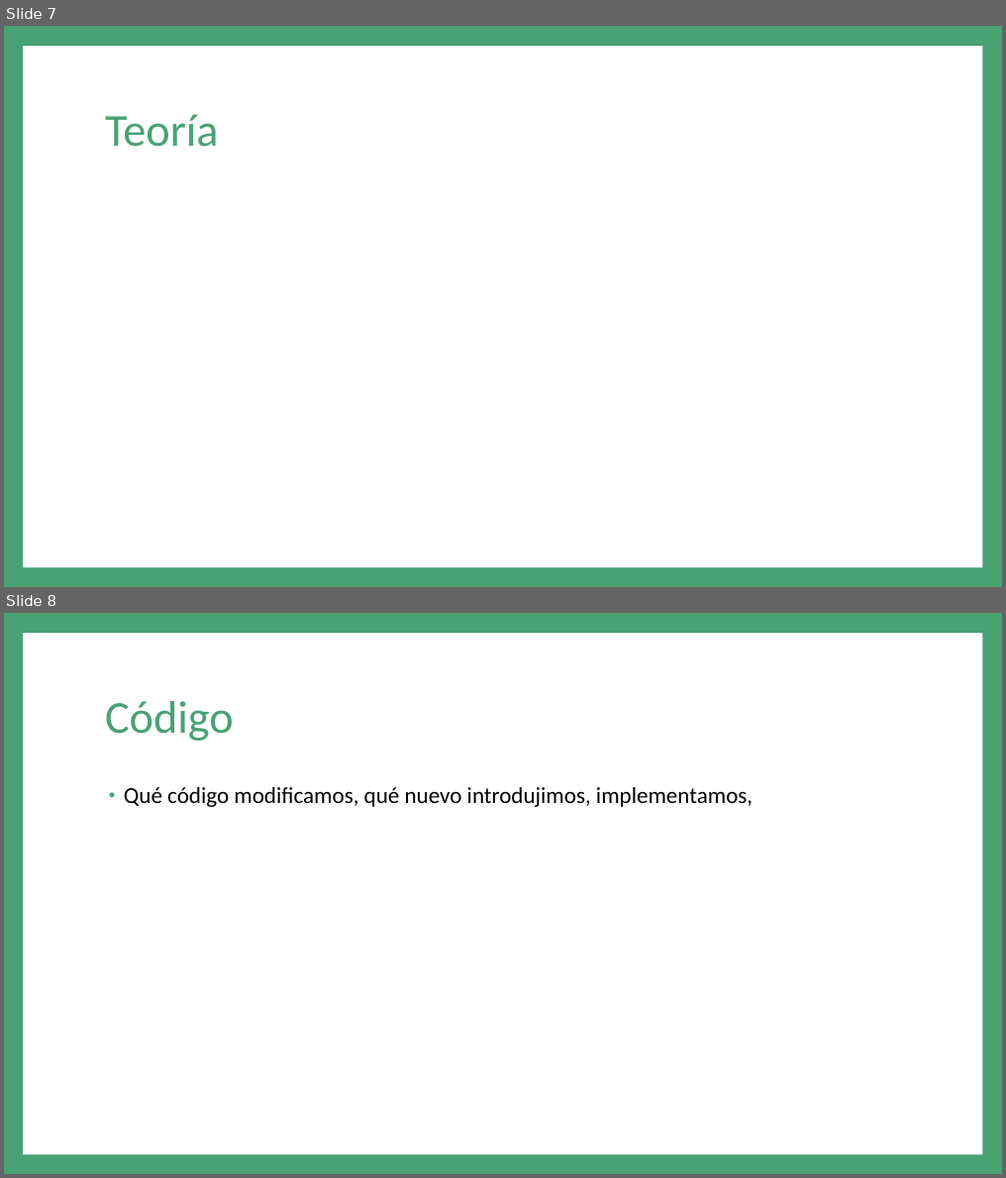
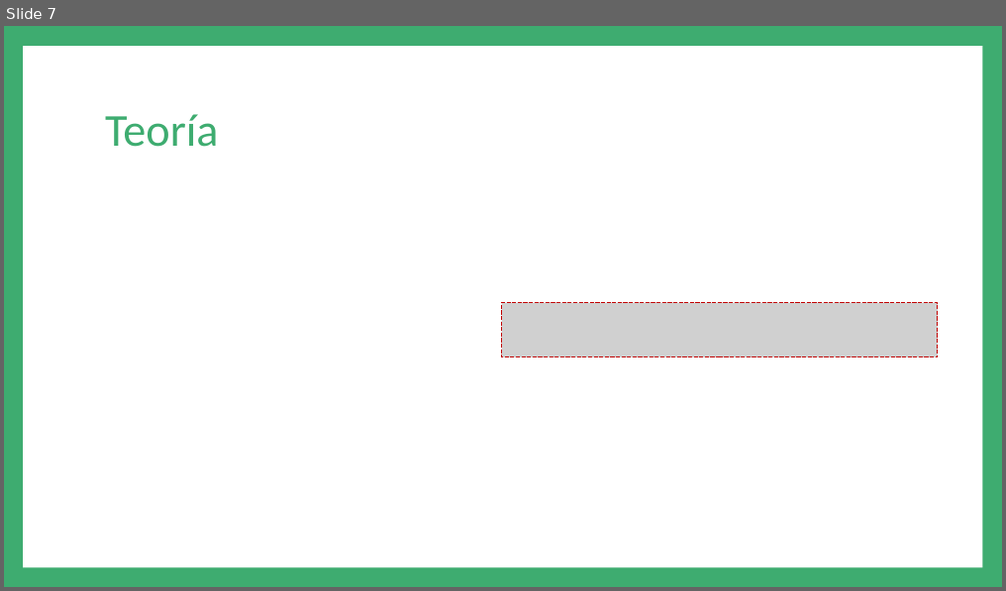
Before and after one commit to andreav13/Proyecto2, a slide deck: Presentación.pptx. Shown one above the other, each under a label of ours: slides 7 and 8 before the commit, slide 7 after it. The pictures are 1006x1178 and 1006x591 pixels, drawn with LibreOffice and Linux fonts; fonts in the diff are those of the drawing; grey boxes stand for pictures. Boxes give left, top, right and bottom in pixels: in the first picture for what was removed or moved away, otherwise in the second. Text is boxed around its words. In the diff, an @@ line names an element or a change of style, - is before the commit and + after.

Commit message:
me falta hacer intro pero me dio hambre

```diff
--- a/Presentación.pptx
+++ b/Presentación.pptx
@@ slide 8 removed at [4, 613, 1002, 1174], background #48A273; not listed: 1 template element that a slide beside it also shows @@
@@ title removed at [105, 701, 234, 741] @@
-Código
@@ text removed at [124, 787, 752, 807] @@
-• Qué código modificamos, qué nuevo introdujimos, implementamos,
@@ slide 7 changed as well @@
@@ background #48A273 to #3EAC70 @@
@@ picture added at [502, 303, 938, 358] @@
```
Also in this commit, not shown: 10 other slides changed, 3 slides added.
